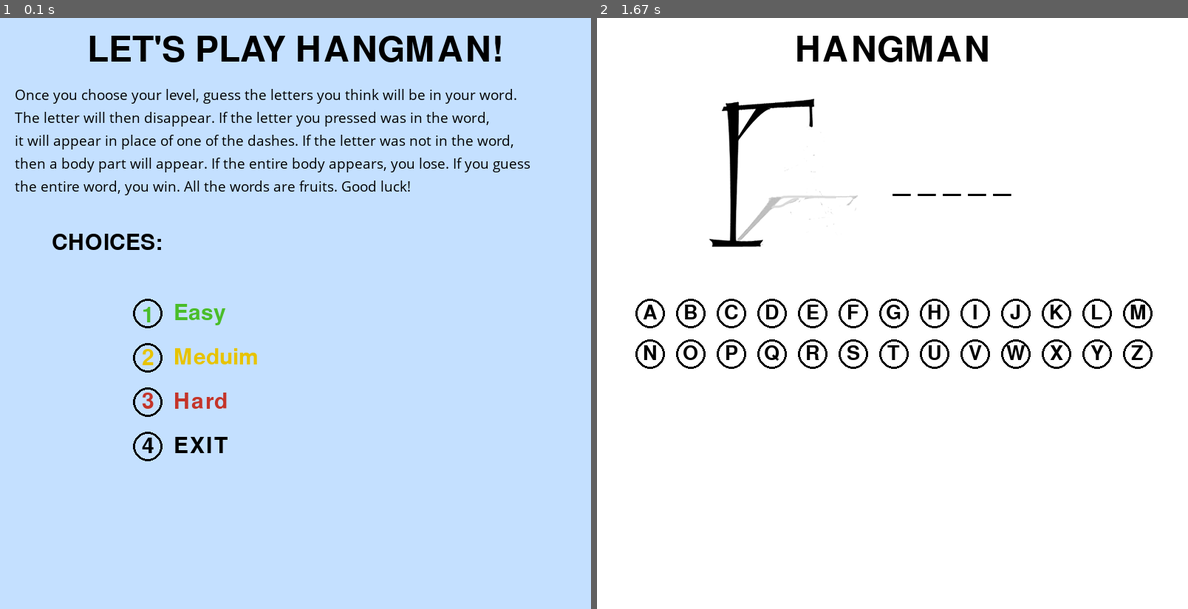
Above: before the commit, frames 1-2 (left to right).
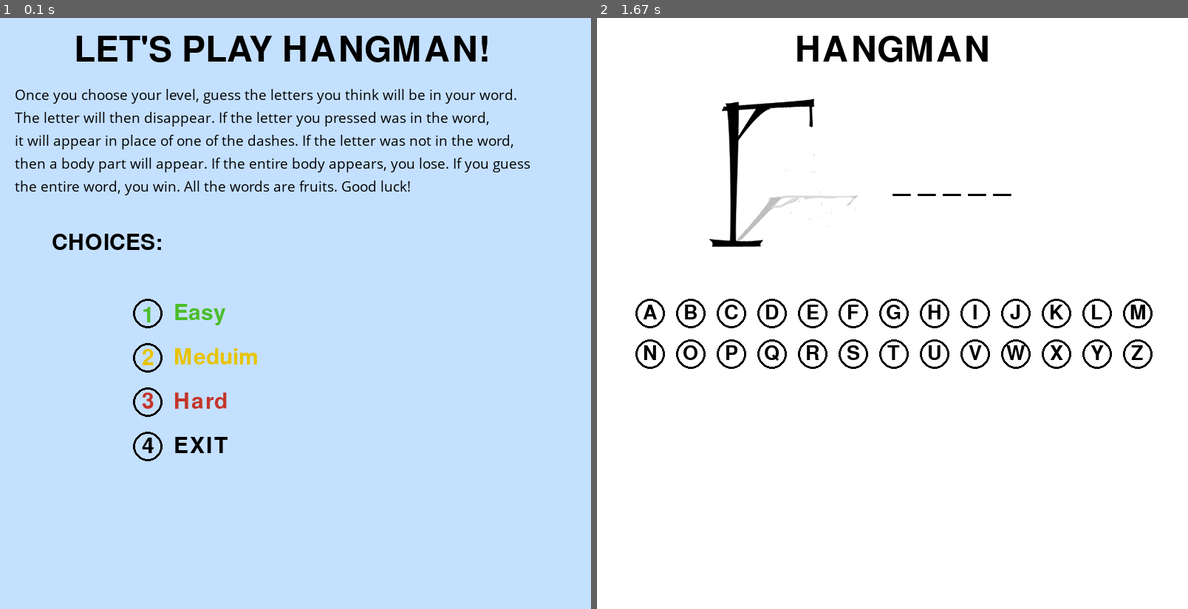
Above: after the commit, the same moments.

Repository: fradkins24/GameDesign
Game: pygame game, started from editingHangman.py
Two runs of this game, one before a commit and one after it. Both use one fixed random seed, a clock stepped at 60 frames per second and the inputs below.
Inputs (mouse positions are in pixels of both pictures, inside the frame that each line leads up to):
- Up to frame 1 (0.1 s): no input
- Up to frame 2 (1.67 s): click (750, 319) at 0.88 s; click (709, 455) at 1.22 s

The runs differ from the first frame. In frame 1, 1.8% of the frame differs, in the area x 12-85%, y 3-8%; in frame 2, nothing differs.

Commit message:
12/3/2020 I tried many things but still has letters/words glitch

Diff:
--- a/editingHangman.py
+++ b/editingHangman.py
@@ -62,11 +62,124 @@
 YELLOW = (231, 195, 0)
 RED = (196, 52, 41)
 
+def draw(i):
+    word=random.choice(i)
+    screen.fill(WHITE)
+
+    # draw title
+    text = TITLE_FONT.render("HANGMAN", 1, BLACK)
+    screen.blit(text, (WIDTH/2 - text.get_width()/2, 20)) # Notice centering
+
+    # draw word
+    display_word = ""
+    for letter in word:
+        if letter in guessed:
+            display_word += letter + " "
+        else:
+            display_word += "_ "
+    text = WORD_FONT.render(display_word, 1, BLACK)
+    screen.blit(text, (400, 200))
+
+    # draw buttons
+    for letter in letters:
+        x, y, ltr, visible = letter
+        if visible:
+            pygame.draw.circle(screen, BLACK, (x, y), RADIUS, 3)
+            text = LETTER_FONT.render(ltr, 1, BLACK)
+            screen.blit(text, (x - text.get_width()/2, y - text.get_height()/2))
+
+    screen.blit(images[hangman_status], (150, 100))
+    pygame.display.update()
+
+#display whether player won or lost
+def display_message(message):
+    pygame.time.delay(1000)
+    screen.fill(WHITE)
+    text = WORD_FONT.render(message, 1, BLACK)
+    screen.blit(text, (WIDTH/2 - text.get_width()/2, HEIGHT/2 - text.get_height()/2))
+    pygame.display.update()
+    pygame.time.delay(3000)
+
+#mains code for game
+def main(i):
+    FPS = 60
+    clock = pygame.time.Clock()
+    global hangman_status
+    word=random.choice(i)
+    FPS = 60
+    clock = pygame.time.Clock()
+    run = True
+    while run:
+            for event in pygame.event.get():
+                if event.type == pygame.QUIT:
+                    run = False
+                if event.type == pygame.MOUSEBUTTONDOWN:
+                    m_x, m_y = pygame.mouse.get_pos()
+                    for letter in letters:
+                        x, y, ltr, visible = letter
+                        if visible:
+                            dis = math.sqrt((x - m_x)**2 + (y - m_y)**2)
+                            if dis < RADIUS:
+                                letter[3] = False
+                                guessed.append(ltr)
+                                if ltr not in word:
+                                    hangman_status += 1
+            draw(i)
+
+            won = True
+            for letter in word:
+                if letter not in guessed:
+                    won = False
+                    break
+
+            if won:
+                display_message("You WON!")
+                #break
+                menu()
+            if hangman_status == 6:
+                display_message("You LOST!")
+                menu()
+                break
+    # word=random.choice(i)
+    # clock.tick(FPS)
+    # #checks what user pressed
+    # for event in pygame.event.get():
+    #     if event.type == pygame.QUIT:
+    #         run = False
+    #     if event.type == pygame.MOUSEBUTTONDOWN:
+    #         m_x, m_y = pygame.mouse.get_pos()
+    #         for letter in letters:
+    #             x, y, ltr, visible = letter
+    #             if visible:
+    #                 dis = math.sqrt((x - m_x)**2 + (y - m_y)**2)
+    #                 if dis < RADIUS:
+    #                     letter[3] = False
+    #                     guessed.append(ltr)
+    #                     if ltr not in word:
+    #                         hangman_status += 1
+    # draw(i)
+    #
+    # won = True
+    # for letter in word:
+    #     if letter not in guessed:
+    #         won = False
+    #         break
+    #
+    # if won:
+    #     display_message("You WON!")
+    #     #break
+    #
+    # if hangman_status == 6:
+    #     display_message("You LOST!")
+    #     #break
+
+
 #make menu with instructions and choice
 def menu():
+
     screen.fill(BLUE)
     text = TITLE_FONT.render("LET'S PLAY HANGMAN!", 1, BLACK)
-    screen.blit(text, (WIDTH/2 - text.get_width()/2, 20))
+    screen.blit(text, (100, 20))#WIDTH/2 - text.get_width()
 
     #instructions
     text = INFO_FONT.render("Once you choose your level, guess the letters you think will be in your word.", 1, BLACK)
@@ -112,97 +225,31 @@
     choice4=MENU_FONT.render("EXIT",1,BLACK)
     screen.blit(choice4,(235,down+165))
 
-    # if event.type == pygame.MOUSEBUTTONDOWN:
-    #     m_x, m_y = pygame.mouse.get_pos()
-    #     if m_x==left and m_y==down+RADIUS*2+20:
-    #         word=random.choice(words1)
-    #     elif m_x==left and m_y==down+RADIUS*4+40:
-    #         word=random.choice(words2)
-    #     elif m_x==left and m_y==down+RADIUS*6+60:
-    #         word=random.choice(words3)
+    # for event in pygame.event.get():
+    #     if event.type == pygame.MOUSEBUTTONDOWN:
+    #         m_x, m_y = pygame.mouse.get_pos()
+    #         dis = math.sqrt((left - m_x)**2 + (down - m_y)**2)
+    #         if dis<RADIUS:
+    #         #if left>m_x>left+RADIUS and down>m_y>down+RADIUS:
+    #             main(words1)
+    #         else:
+    #             dis = math.sqrt((left - m_x)**2 + ((down+RADIUS*2+20) - m_y)**2)
+    #             if dis<RADIUS:
+    #                 main(words2)
+    #             else:
+    #                 dis = math.sqrt((left - m_x)**2 + ((down+RADIUS*4+40) - m_y)**2)
+    #                 if dis<RADIUS:
+    #                     main(words3)
+    #                 else:
+    #                     dis = math.sqrt((left - m_x)**2 + ((down+RADIUS*6+60) - m_y)**2)
+    #                     if dis<RADIUS:
+    #                         run = False
 
     pygame.display.update()
 
-def draw(i):
-    word=random.choice(i)
-    screen.fill(WHITE)
-
-    # draw title
-    text = TITLE_FONT.render("HANGMAN", 1, BLACK)
-    screen.blit(text, (WIDTH/2 - text.get_width()/2, 20)) # Notice centering
-
-    # draw word
-    display_word = ""
-    for letter in word:
-        if letter in guessed:
-            display_word += letter + " "
-        else:
-            display_word += "_ "
-    text = WORD_FONT.render(display_word, 1, BLACK)
-    screen.blit(text, (400, 200))
-
-    # draw buttons
-    for letter in letters:
-        x, y, ltr, visible = letter
-        if visible:
-            pygame.draw.circle(screen, BLACK, (x, y), RADIUS, 3)
-            text = LETTER_FONT.render(ltr, 1, BLACK)
-            screen.blit(text, (x - text.get_width()/2, y - text.get_height()/2))
-
-    screen.blit(images[hangman_status], (150, 100))
-    pygame.display.update()
-
-#display whether player won or lost
-def display_message(message):
-    pygame.time.delay(1000)
-    screen.fill(WHITE)
-    text = WORD_FONT.render(message, 1, BLACK)
-    screen.blit(text, (WIDTH/2 - text.get_width()/2, HEIGHT/2 - text.get_height()/2))
-    pygame.display.update()
-    pygame.time.delay(3000)
-
-#mains code for game
-def main(i):
-    global hangman_status
-    word=random.choice(i)
-
-    FPS = 60
-    clock = pygame.time.Clock()
-    run = True
-    while run:
-        clock.tick(FPS)
-        #checks what user pressed
-        for event in pygame.event.get():
-            if event.type == pygame.QUIT:
-                run = False
-            if event.type == pygame.MOUSEBUTTONDOWN:
-                m_x, m_y = pygame.mouse.get_pos()
-                for letter in letters:
-                    x, y, ltr, visible = letter
-                    if visible:
-                        dis = math.sqrt((x - m_x)**2 + (y - m_y)**2)
-                        if dis < RADIUS:
-                            letter[3] = False
-                            guessed.append(ltr)
-                            if ltr not in word:
-                                hangman_status += 1
-
-        draw(i)
-
-        won = True
-        for letter in word:
-            if letter not in guessed:
-                won = False
-                break
-
-        if won:
-            display_message("You WON!")
-            break
-
-        if hangman_status == 6:
-            display_message("You LOST!")
-            break
-
+
+# FPS = 60
+# clock = pygame.time.Clock()
 menu()
 run=True
 while run:
